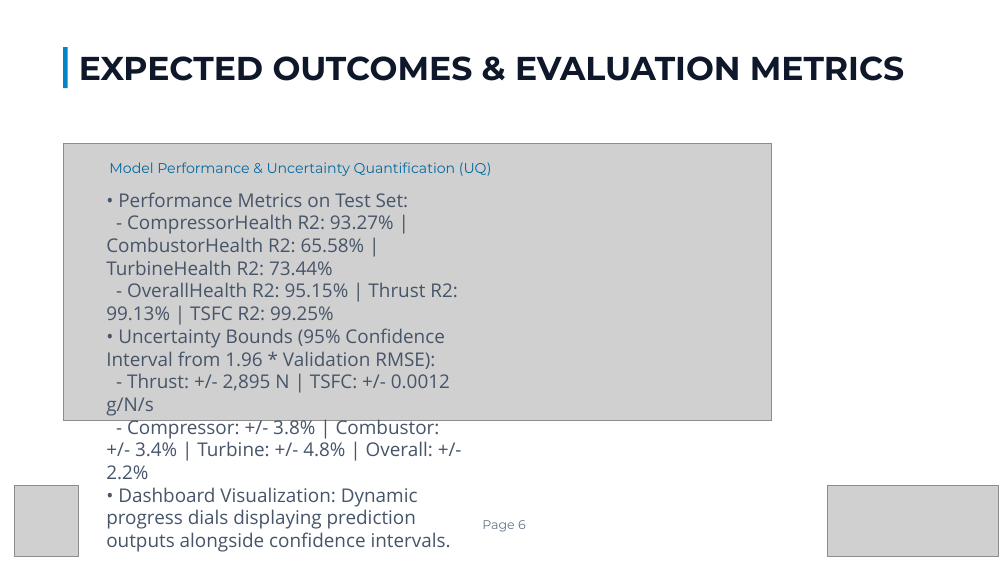
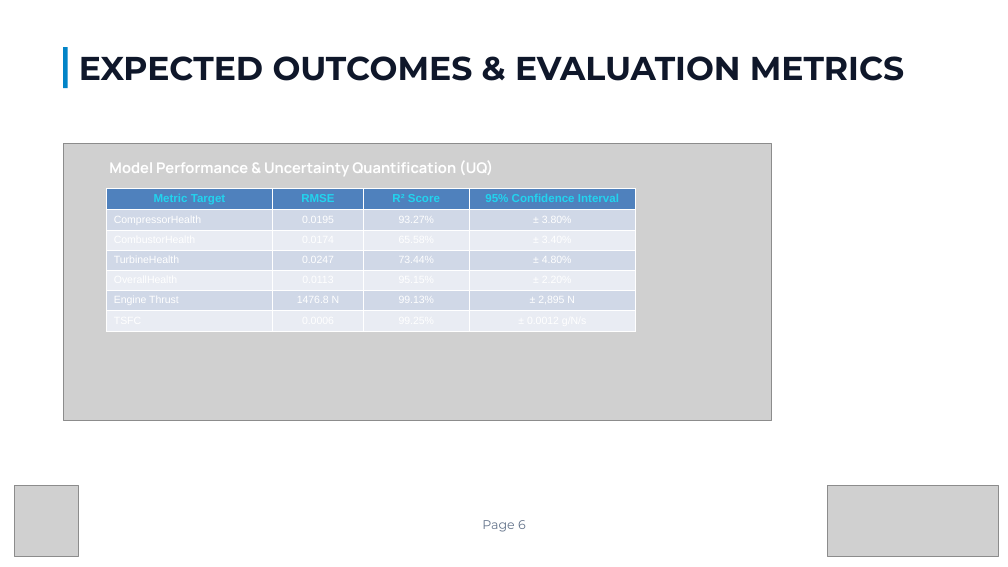
Before and after one commit to SudaisFarooq/Aerothon, a slide deck: slide 7 of 6a45efcfcf7a7_IIT_Indore-HAL_Hackathon_Template.pptx. Drawn at 1008x567 pixels with LibreOffice and Linux fonts; fonts in the diff are those of the drawing; grey boxes stand for pictures; background and template pictures are left out. Boxes give left, top, right and bottom in pixels: in the first picture for what was removed or moved away, otherwise in the second. Text is boxed around its words. In the diff, an @@ line names an element or a change of style, - is before the commit and + after.

Commit message:
Fix text overflow by adding a formatted metrics table to Slide 7, using word_wrap, and tightening margins

```diff
--- a/6a45efcfcf7a7_IIT_Indore-HAL_Hackathon_Template.pptx
+++ b/6a45efcfcf7a7_IIT_Indore-HAL_Hackathon_Template.pptx
@@ text "Model Performance & Uncertainty Quantification ..." at <box>109,161,493,176</box>: size 13.5 to 14 pt, font Montserrat to Manrope, text colour #0369A1 to #FFFFFF, bold on @@
@@ text removed at <box>106,192,457,552</box> @@
-• Performance Metrics on Test Set:
-- CompressorHealth R2: 93.27% | CombustorHealth R2: 65.58% | TurbineHealth R2: 73.44%
-- OverallHealth R2: 95.15% | Thrust R2: 99.13% | TSFC R2: 99.25%
-• Uncertainty Bounds (95% Confidence Interval from 1.96 * Validation RMSE):
-- Thrust: +/- 2,895 N | TSFC: +/- 0.0012 g/N/s
-- Compressor: +/- 3.8% | Combustor: +/- 3.4% | Turbine: +/- 4.8% | Overall: +/- 2.2%
-• Dashboard Visualization: Dynamic progress dials displaying prediction outputs alongside confidence intervals.
@@ table added at <box>107,188,636,307</box>, 7 rows, 4 columns @@
+Metric Target | RMSE | R² Score | 95% Confidence Interval
+CompressorHealth | 0.0195 | 93.27% | ± 3.80%
+CombustorHealth | 0.0174 | 65.58% | ± 3.40%
+TurbineHealth | 0.0247 | 73.44% | ± 4.80%
+OverallHealth | 0.0113 | 95.15% | ± 2.20%
+Engine Thrust | 1476.8 N | 99.13% | ± 2,895 N
+TSFC | 0.0006 | 99.25% | ± 0.0012 g/N/s
```
Also in this commit, not shown: 7 other slides changed.
